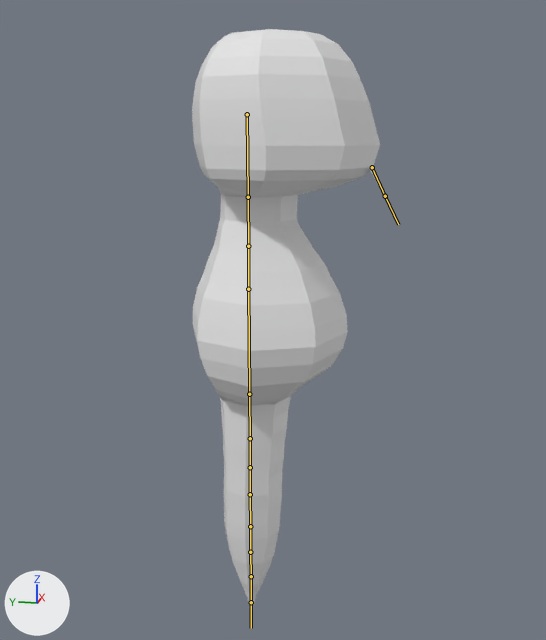
What one commit did to the FBX model Assets/Models/tsuchinoko2.fbx.
Both versions are drawn from a 50 mm lens placed at (-8.07, -0.81, 1.69), pointed at (0.21, 0.84, -0.38). The axes (+X, +Y, +Z) are drawn at lower left. The lights are the same throughout. The bones that bend it are drawn over the model as lines.
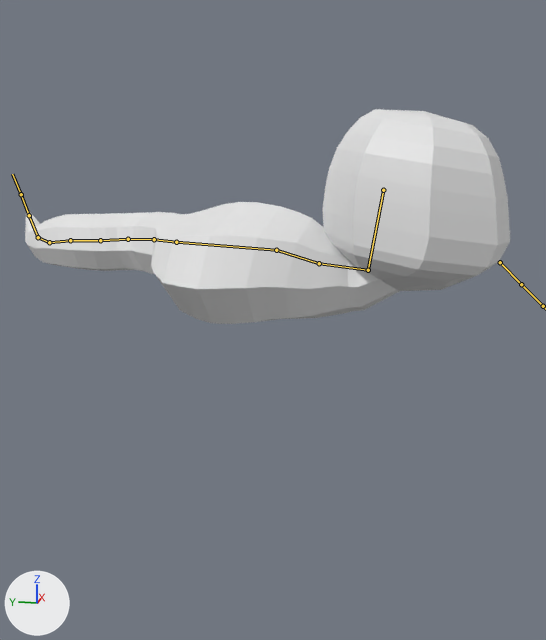
The newer file adds an action. The first version stands in its rest pose; the second is drawn at frame 120 of the action 'Armature|Armature|Armature|ArmatureAction.001'.

Pixel boxes (x1, y1, x2, y2) of what changed, in the pictures (546 x 640 px):
'Sphere.001', posed (156% wider, 63% shorter): before (192, 29, 384, 611); after (25, 109, 519, 324)
bone 'Bone', root to tip: before (247, 114) to (248, 197); after (383, 190) to (368, 270)
bone 'Bone.001', root to tip: before (248, 197) to (248, 246); after (368, 270) to (319, 263)
bone 'Bone.002', root to tip: before (248, 246) to (248, 289); after (319, 263) to (276, 250)
bone 'Bone.003', root to tip: before (248, 289) to (249, 394); after (276, 250) to (176, 242)
bone 'Bone.005', root to tip: before (249, 394) to (250, 438); after (176, 242) to (154, 239)
bone 'Bone.006', root to tip: before (250, 438) to (250, 467); after (154, 239) to (128, 239)
bone 'Bone.007', root to tip: before (250, 467) to (250, 494); after (128, 239) to (100, 240)
bone 'Bone.008', root to tip: before (250, 494) to (250, 526); after (100, 240) to (70, 240)
bone 'Bone.009', root to tip: before (250, 526) to (250, 552); after (70, 240) to (49, 242)
bone 'Bone.010', root to tip: before (250, 552) to (251, 576); after (49, 242) to (38, 237)
bone 'Bone.011', root to tip: before (251, 576) to (251, 602); after (38, 237) to (29, 215)
bone 'Bone.012', root to tip: before (372, 167) to (385, 196); after (500, 262) to (521, 284)

What the commit changed:
Bone 'Bone' (bone_bone) moves from (0.0, 0.0, 0.0) to (0.0, 0.76, 1.45).
Bone 'Bone' (bone_bone) turns from (0, 0, 0) to (-9, -8, -1) degrees about its own x, y and z.
Bone 'Bone.001' (bone_bone_001) turns from (0, 0, 0) to (87, 7, 1) degrees about its own x, y and z.
Bone 'Bone.002' (bone_bone_002) turns from (0, 0, 0) to (10, -3, -1) degrees about its own x, y and z.
Bone 'Bone.003' (bone_bone_003) turns from (0, 0, 0) to (-15, -10, -9) degrees about its own x, y and z.
Bone 'Bone.003' (bone_bone_003) is rescaled from (1.0, 1.0, 1.0) to (1.1, 1.01, 0.74).
Bone 'Bone.005' (bone_bone_005) turns from (0, 0, 0) to (-11, 1, -29) degrees about its own x, y and z.
Bone 'Bone.005' (bone_bone_005) is rescaled from (1.0, 1.0, 1.0) to (0.91, 1.0, 1.35).
Bone 'Bone.006' (bone_bone_006) turns from (0, 0, 0) to (5, -5, 35) degrees about its own x, y and z.
Bone 'Bone.007' (bone_bone_007) turns from (0, 0, 0) to (0, -1, 20) degrees about its own x, y and z.
Bone 'Bone.008' (bone_bone_008) turns from (0, 0, 0) to (0, 1, -17) degrees about its own x, y and z.
Bone 'Bone.009' (bone_bone_009) turns from (0, 0, 0) to (-7, 1, -6) degrees about its own x, y and z.
Bone 'Bone.010' (bone_bone_010) turns from (0, 0, 0) to (10, 4, -27) degrees about its own x, y and z.
Bone 'Bone.011' (bone_bone_011) turns from (0, 0, 0) to (39, -1, -10) degrees about its own x, y and z.
Bone 'Bone.012' (bone_bone_012) moves from (0.0, 0.0, 0.0) to (0.18, 1.48, -0.77).
Bone 'Bone.012' (bone_bone_012) turns from (0, 0, 0) to (-19, 0, 0) degrees about its own x, y and z.
